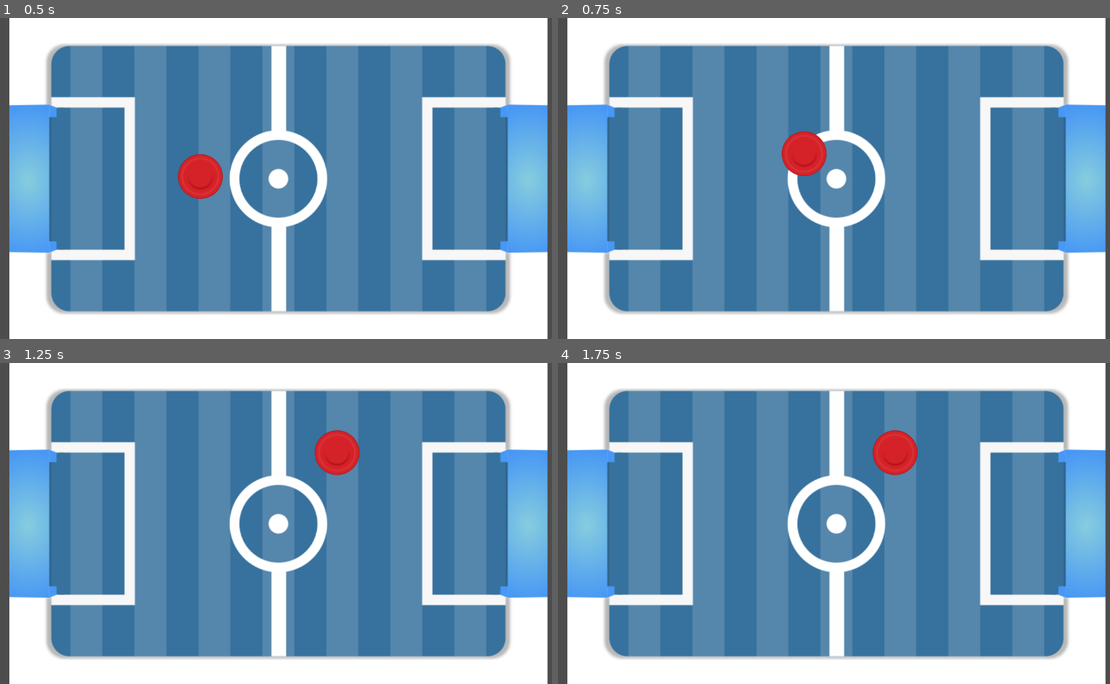
Above: before the commit, frames 1-4 (two rows, left to right).
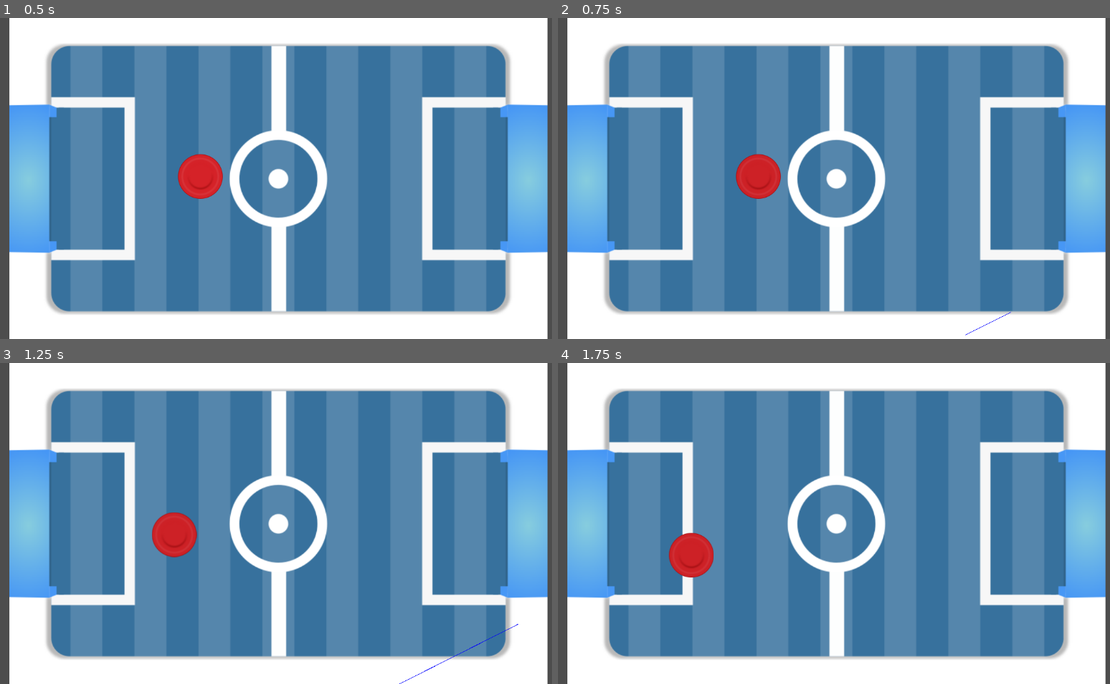
Above: after the commit, the same moments.

Repository: Gann4Life/mvjtp-interfaces
Game: Godot game, scene res://Scenes/gameplay.tscn
Same seed, same stepped clock (60 frames per second), same inputs: the game is played once before the commit and once after it. This scene is started directly instead of the project's main scene.
Inputs (mouse positions are in pixels of both pictures, inside the frame that each line leads up to):
- Up to frame 1 (0.5 s): no input
- Up to frame 2 (0.75 s): tap Enter at 0.5 s; drag from (756, 175) to (894, 107) at 0.52 s
- Up to frame 3 (1.25 s): no input
- Up to frame 4 (1.75 s): drag from (723, 539) to (811, 587) at 1.27 s

Frame 1 is identical in both runs. In frame 2, 1.8% of the frame differs, in the area x 32-83%, y 35-99%; in frame 3, 1.9%, in the area x 27-94%, y 20-100%; in frame 4, 1.8%.

Commit message:
feat(puck): proper drag-throw behavior

Diff:
--- a/Prefabs/puck.tscn
+++ b/Prefabs/puck.tscn
@@ -1,15 +1,17 @@
-[gd_scene format=3 uid="uid://bqs0tkkill772"]
+[gd_scene format=3 uid="uid://hgarxria4v5g"]
 
 [ext_resource type="Script" uid="uid://b0j0u337nr7ct" path="res://Scripts/puck.gd" id="1_2tfqw"]
-[ext_resource type="Texture2D" uid="uid://bwat0nihqhy25" path="res://Air Hockey Flat Pack/PNG/Strikers/Red.png" id="1_f8mk2"]
+[ext_resource type="Texture2D" uid="uid://bwat0nihqhy25" path="res://Assets/Air Hockey Flat Pack/PNG/Strikers/Red.png" id="1_f8mk2"]
 
 [sub_resource type="CircleShape2D" id="CircleShape2D_2tfqw"]
 radius = 48.0
 
-[node name="Puck" type="RigidBody2D" unique_id=1177927250]
+[node name="Puck" type="RigidBody2D" unique_id=1177927250 node_paths=PackedStringArray("canvas_item")]
 input_pickable = true
 gravity_scale = 0.0
+linear_damp = 1.0
 script = ExtResource("1_2tfqw")
+canvas_item = NodePath("Sprite")
 
 [node name="Sprite" type="Sprite2D" parent="." unique_id=70152238]
 texture = ExtResource("1_f8mk2")
--- a/Scenes/gameplay.tscn
+++ b/Scenes/gameplay.tscn
@@ -1,7 +1,7 @@
-[gd_scene format=3 uid="uid://bcr1w5aevi5ip"]
+[gd_scene format=3 uid="uid://csp713x357x8i"]
 
-[ext_resource type="Texture2D" uid="uid://cqs0scvvnjqo0" path="res://Air Hockey Flat Pack/PNG/Tables/Blue.png" id="1_wbxth"]
-[ext_resource type="PackedScene" uid="uid://bqs0tkkill772" path="res://Prefabs/puck.tscn" id="2_m34ki"]
+[ext_resource type="Texture2D" uid="uid://cqs0scvvnjqo0" path="res://Assets/Air Hockey Flat Pack/PNG/Tables/Blue.png" id="1_wbxth"]
+[ext_resource type="PackedScene" uid="uid://hgarxria4v5g" path="res://Prefabs/puck.tscn" id="2_m34ki"]
 
 [node name="Gameplay" type="Node2D" unique_id=650682257]
 
--- a/Scripts/puck.gd
+++ b/Scripts/puck.gd
@@ -1,12 +1,25 @@
 extends RigidBody2D
+
+@export var canvas_item : CanvasItem
 
 var mouse_over : bool = false
 var drag_success : bool = false
 
-func _process(delta: float) -> void:
-	if drag_success:
-		position.x = get_global_mouse_position().x
-		position.y = get_global_mouse_position().y
+var impulse_dir : Vector2 = Vector2.ZERO
+var impulse_force : float = 0
+
+func cursor_position():
+	"""Rename 'cause the method name is way too stupidly long"""
+	return get_global_mouse_position()
+
+func calculate_impulse_force():
+	return position.distance_to(cursor_position())
+
+func calculate_impulse_direction():
+	return -position.direction_to(cursor_position())
+
+func throw(dir : Vector2, force : float) -> void:
+	self.apply_central_impulse(dir * force)
 
 func drag():
 	if mouse_over:
@@ -14,12 +27,19 @@
 
 func release():
 	drag_success = false
+	throw(calculate_impulse_direction(), calculate_impulse_force())
+
+func _process(delta: float) -> void:
+	if drag_success:
+		queue_redraw()
 
 func _on_mouse_entered() -> void:
 	mouse_over = true
+	canvas_item.self_modulate = Color.WHITE
 
 func _on_mouse_exited() -> void:
 	mouse_over = false
+	canvas_item.self_modulate = Color.WHITE_SMOKE
 
 func _on_input_event(viewport: Node, event: InputEvent, shape_idx: int) -> void:
 	if event is InputEventMouseButton:
@@ -30,3 +50,7 @@
 	if event is InputEventMouseButton:
 		if event.is_action_released("drag"):
 			release()
+
+func _draw() -> void:
+	if drag_success:
+		draw_line(position, cursor_position(), Color.BLUE, 1)
